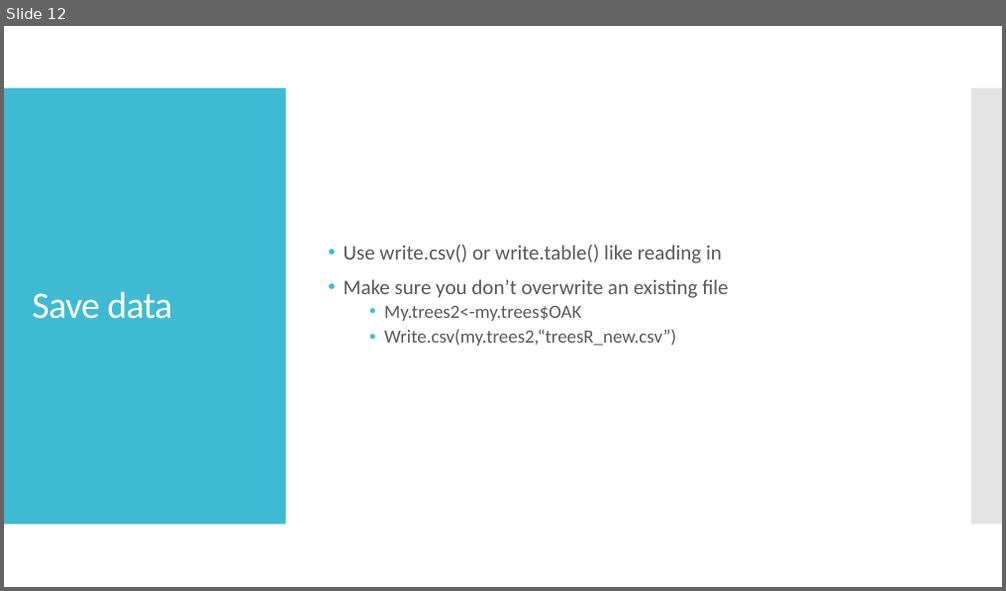
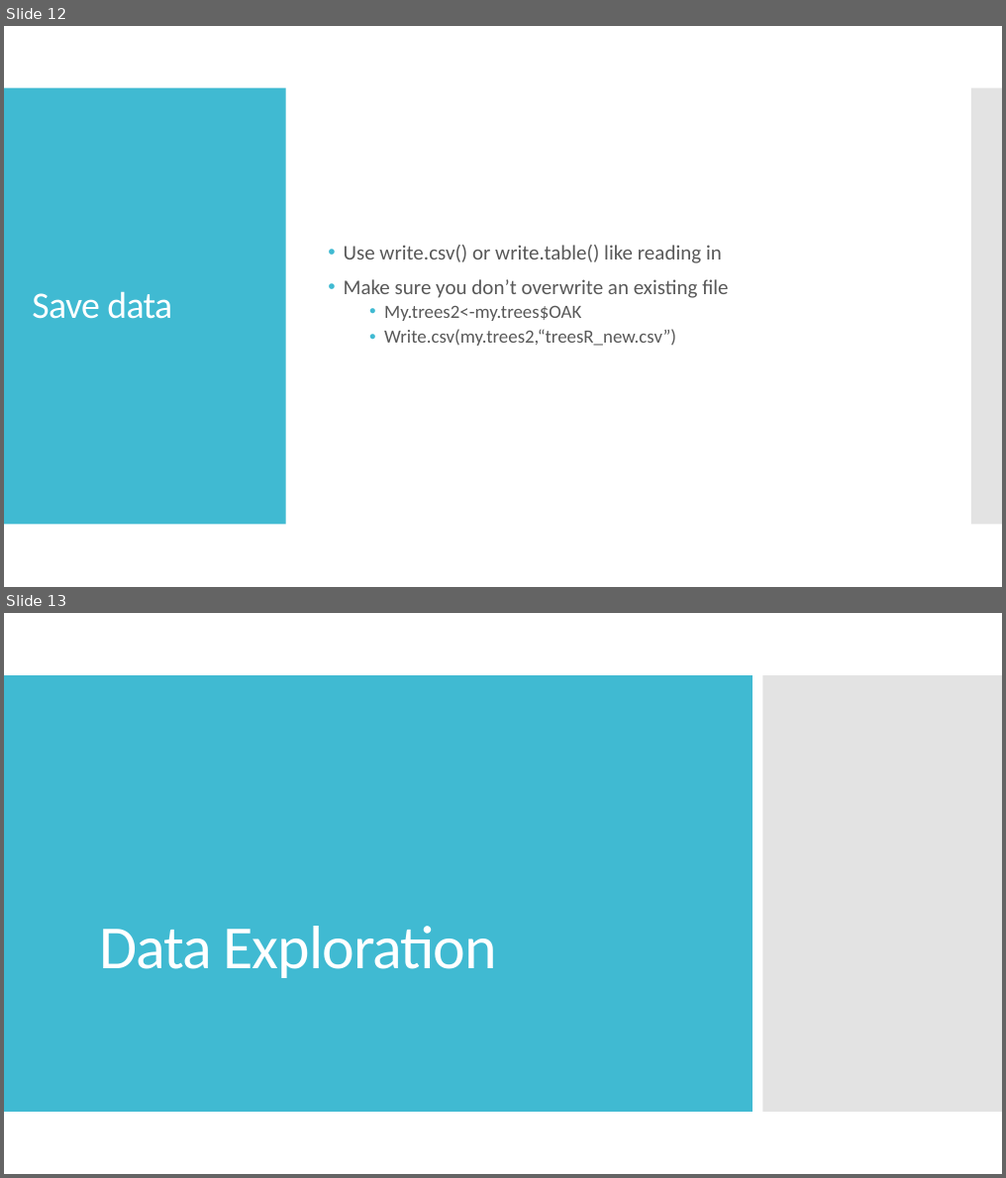
Before and after one commit to jyanglab/labworkshop, a slide deck: largedata/Zhikai_R_05_24.pptx. Shown one above the other, each under a label of ours: slide 12 before the commit, slides 12 and 13 after it. The pictures are 1006x591 and 1006x1178 pixels, drawn with LibreOffice and Linux fonts; fonts in the diff are those of the drawing. Boxes give left, top, right and bottom in pixels: in the first picture for what was removed or moved away, otherwise in the second. Text is boxed around its words. In the diff, an @@ line names an element or a change of style, - is before the commit and + after.

```diff
--- a/largedata/Zhikai_R_05_24.pptx
+++ b/largedata/Zhikai_R_05_24.pptx
@@ slide 13 added at (4, 613, 1002, 1174), background #FFFFFF @@
@@ rectangle added at (4, 675, 752, 1112), fill #40BAD2 @@
@@ rectangle added at (763, 675, 1002, 1112), fill #C8C8C8 at 50% opacity @@
@@ title added at (99, 926, 497, 978), 59 pt, text #FFFFFF @@
+Data Exploration
```
Also in this commit, not shown: 36 other slides added, 2 other files.
